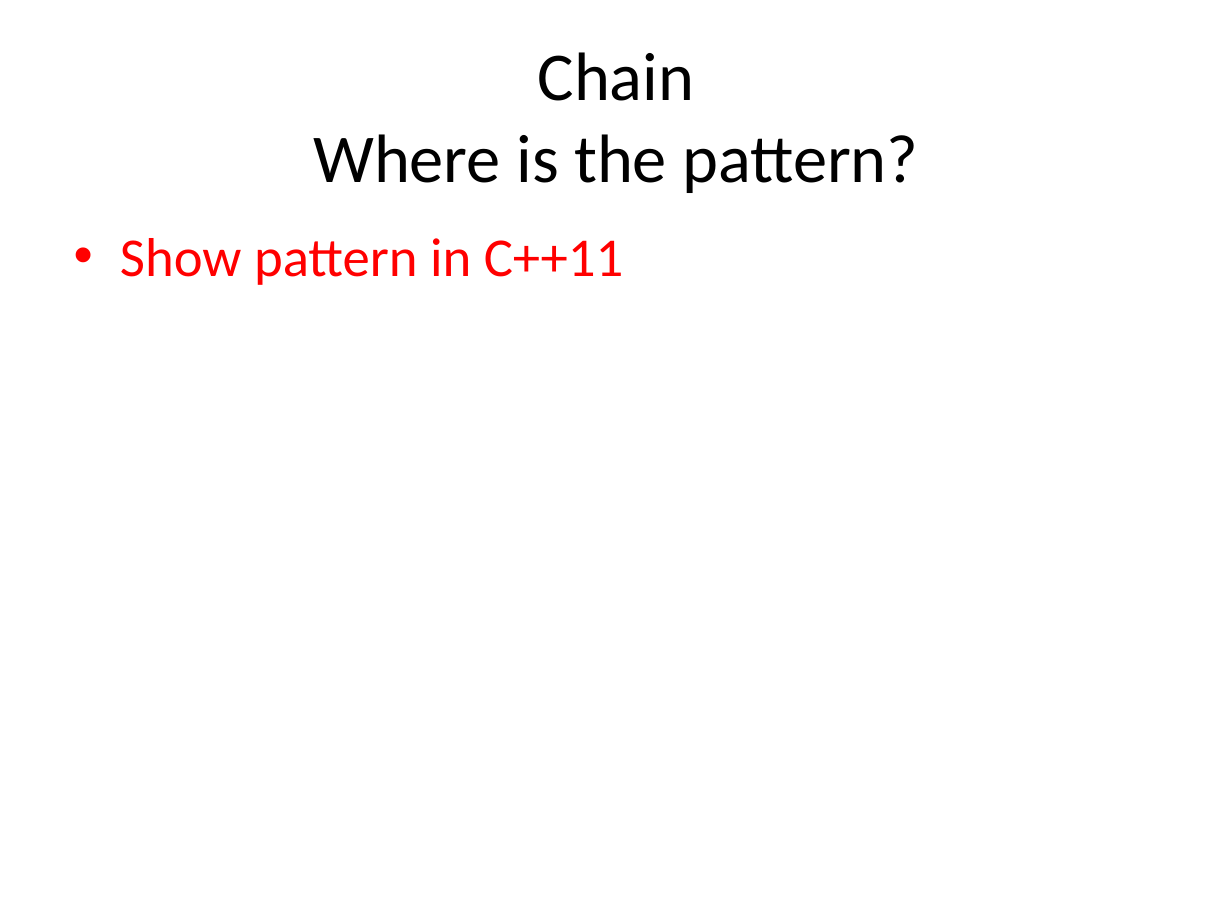
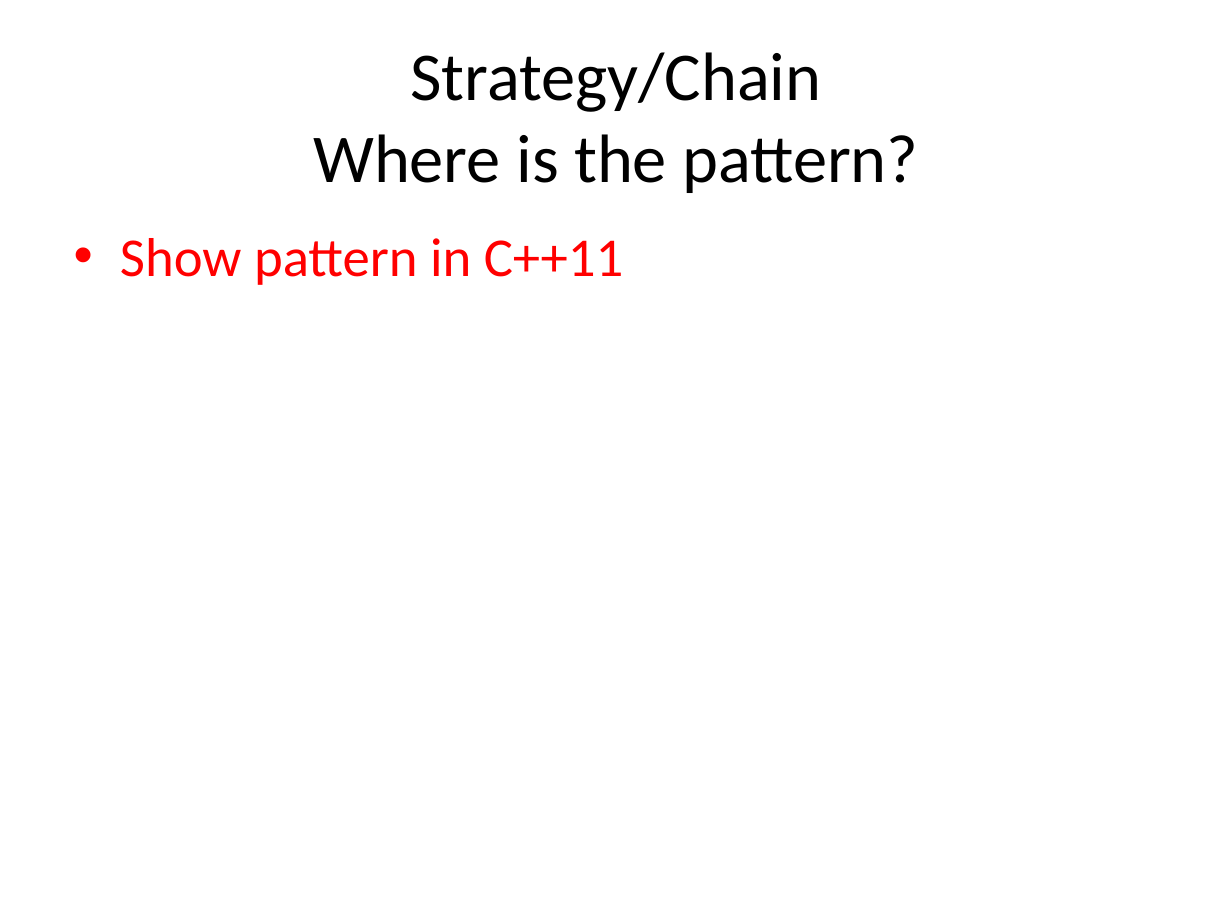
Before and after one commit to kamyu104/GofPatterns, a slide deck: slide 24 of Effective patterns.ppt (slide 35 before the commit). Drawn at 1232x924 pixels with LibreOffice and Linux fonts; fonts in the diff are those of the drawing. Boxes give left, top, right and bottom in pixels: in the first picture for what was removed or moved away, otherwise in the second. Text is boxed around its words. In the diff, an @@ line names an element or a change of style, - is before the commit and + after.

```diff
--- a/Effective patterns.ppt
+++ b/Effective patterns.ppt
@@ title at (x1=313, y1=52, x2=918, y2=193): text changed @@
-Chain
-Where is the pattern?
+Strategy/Chain
+Where is the pattern?
```
Also in this commit, not shown: 7 other slides changed, 6 slides added, 1 slide removed, 2 other files.
